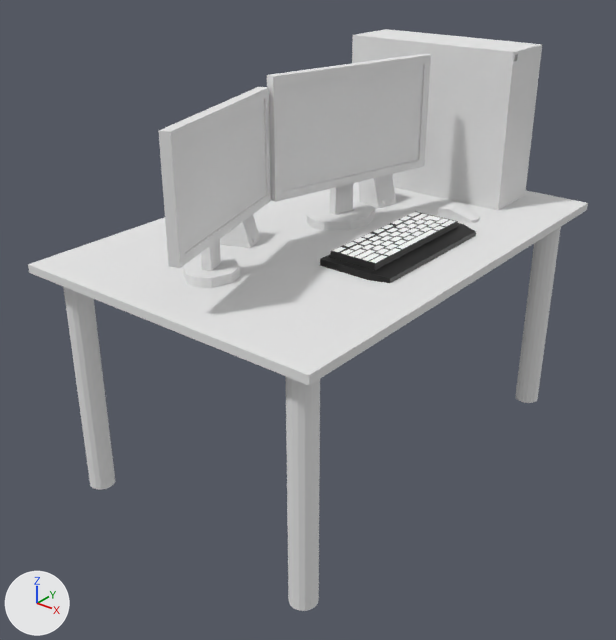
Before and after pictures for a commit that changed the Blender file Assets/Models/MetaHouse/Bedroom/MyTable.blend.
Before and after are seen from a camera (50 mm lens) standing at (1.487, -1.987, 1.647) and looking at (-0.019, -0.105, 0.48). Lighting does not change. The marker at lower left points along +X, +Y and +Z.
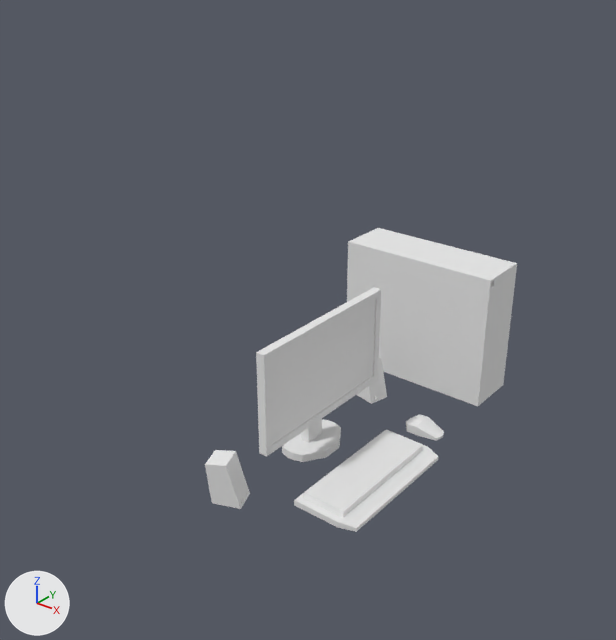
Where the newer file only moved an object's origin or applied its transform, the numbers keep the older frame.

Scene script edits in JSON lines:
```json
{"block": "me_cube_002", "where": "me_cube_002.from_pydata(...)  # 20 vertices, 18 faces; spans x -1.0..1.0, y -1.0..1.0, z -1.0..2.73"}
{"block": "me_cube_002", "where": "# used by ob_cube_001; location = (0.25, 0.0, 0.76); scale = (0.11, 0.25, 0.01)"}
{"op": "remove", "block": "me_cube_002", "code": "me_cube_002.materials.append(mat_mytable_keyboard_height_png)  # picture img_mytable_keyboard_height_png"}
{"block": "me_cube_002", "change": "me_cube_002 part 1: the whole mesh is moved by (0.0, -0.48, -74.97)"}
{"op": "set", "path": "ob_cube_006.location", "old": "(-0.166, -0.254, 0.82)", "new": "(-0.041, -0.469, 0.07)"}
{"op": "set", "path": "ob_cube_005.location", "old": "(0.23, 0.35, 0.77)", "new": "(0.23, 0.229, 0.02)"}
{"op": "set", "path": "ob_cube_004.location", "old": "(0.0, 0.59, 1.0)", "new": "(0.0, 0.59, 0.25)"}
{"op": "set", "path": "ob_cube_002.location", "old": "(0.0, 0.084, 1.06)", "new": "(0.019, -0.075, 0.31)"}
{"op": "set", "path": "ob_cube_002.rotation_euler", "old": "(0.0, 0.0, -0.229)", "new": "(0.0, 0.0, 0.00314)", "note": "degrees (0, 0, -13) -> degrees (0, 0, 0.2)"}
{"op": "remove", "block": "ob_cylinder", "code": ["ob_cylinder = bpy.data.objects.new('Cylinder', me_cylinder)", "ob_cylinder.location = (0.41, 0.66, 0.362)", "ob_cylinder.scale = (1.0, 1.0, 0.967)", "_m = ob_cylinder.modifiers.new('Mirror', 'MIRROR')", "_m.use_axis = (True, True, False)", "_m.mirror_object = ob_empty"]}
{"op": "remove", "block": "ob_cube", "code": ["ob_cube = bpy.data.objects.new('Cube', me_cube_001)", "ob_cube.location = (0.0, 0.0, 0.738)", "ob_cube.scale = (0.5, 0.75, 0.0125)"]}
{"op": "remove", "block": "ob_cube_003", "code": ["ob_cube_003 = bpy.data.objects.new('Cube.003', me_cube_003)", "ob_cube_003.location = (0.0, -0.476, 1.06)", "ob_cube_003.rotation_euler = (0.0, 0.0, 0.311)  # degrees (0, 0, 18)"]}
{"op": "set", "path": "ob_cube_007.location", "old": "(-0.059, 0.313, 0.82)", "new": "(-0.059, 0.313, 0.07)"}
```

What differs and where, as boxes (x1, y1, x2, y2) in the pictures (616 x 640 px):
```json
{"object": "Cube", "change": "deleted", "before": [28, 182, 588, 385]}
{"object": "Cube.004", "change": "moved", "before": [352, 29, 542, 210], "after": [347, 228, 517, 406]}
{"object": "Cube.002", "change": "moved, turned", "before": [267, 54, 431, 231], "after": [256, 287, 381, 462]}
{"object": "Cylinder", "change": "deleted", "before": [63, 227, 561, 611]}
{"object": "Cube.003", "change": "deleted", "before": [158, 87, 271, 288]}
{"object": "Cube.001", "change": "recoloured, mesh moved", "before": [320, 211, 476, 283], "after": [294, 429, 439, 532]}
{"object": "Cube.006", "change": "moved", "before": [220, 215, 260, 248], "after": [205, 450, 250, 509]}
{"object": "Cube.007", "change": "moved", "before": [359, 174, 396, 208], "after": [356, 357, 387, 404]}
{"object": "Cube.005", "change": "moved", "before": [438, 202, 480, 223], "after": [406, 414, 444, 441]}
```
